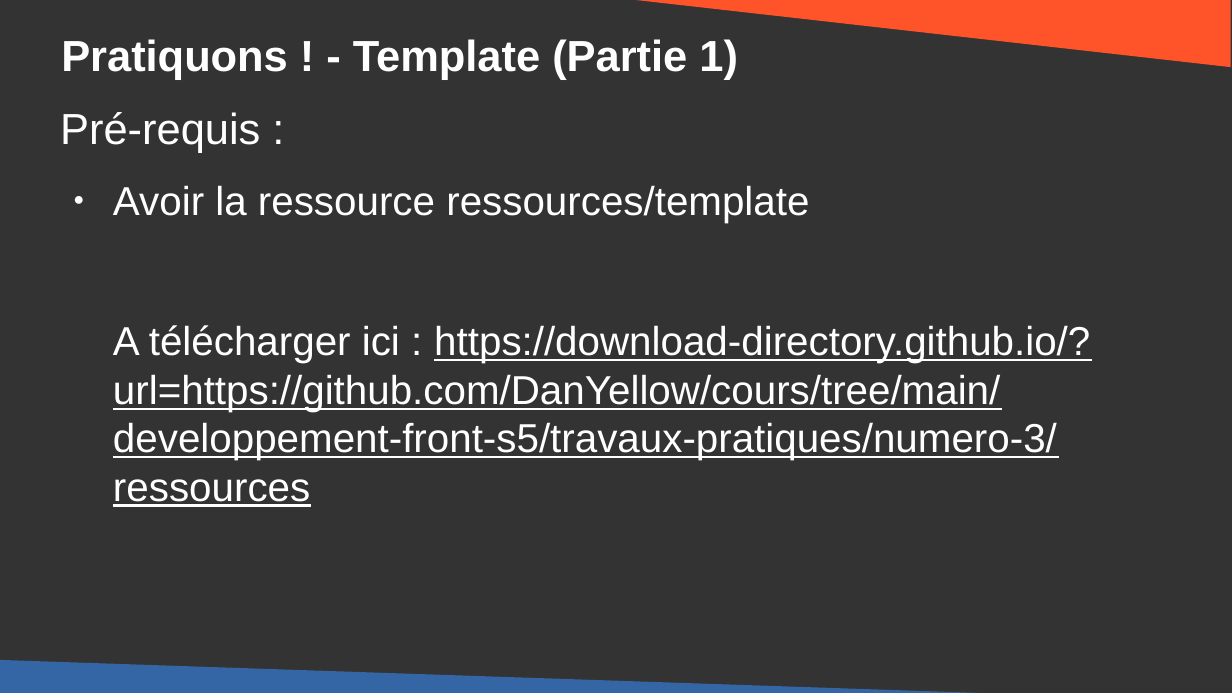
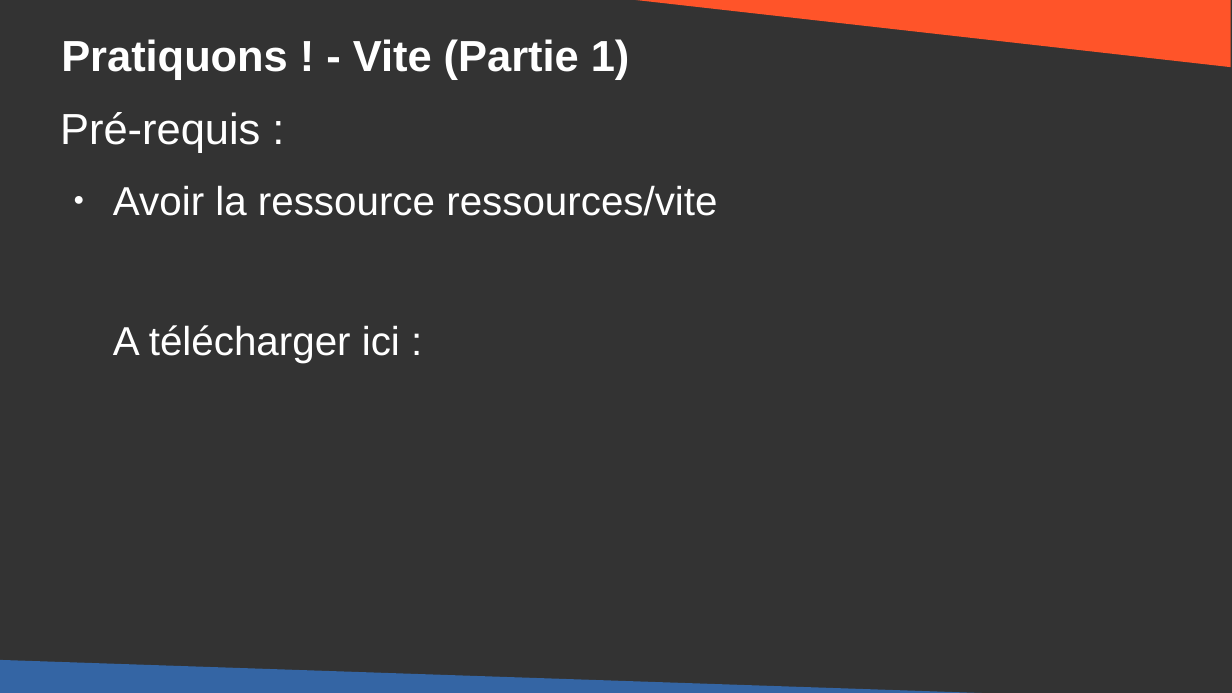
Before and after one commit to DanYellow/cours, a slide deck: slide 14 of developpement-front-s5/travaux-pratiques/numero-4/presentation.odp (slide 11 before the commit). Drawn at 1232x693 pixels with LibreOffice and Linux fonts; fonts in the diff are those of the drawing. Boxes give left, top, right and bottom in pixels: in the first picture for what was removed or moved away, otherwise in the second. Text is boxed around its words. In the diff, an @@ line names an element or a change of style, - is before the commit and + after.

Commit message:
developpement-front-s5 - TP Vite - vip

```diff
--- a/developpement-front-s5/travaux-pratiques/numero-4/presentation.odp
+++ b/developpement-front-s5/travaux-pratiques/numero-4/presentation.odp
@@ title at (61, 39, 630, 80): text changed @@
-Pratiquons ! - Template (Partie 1)
+Pratiquons ! - Vite (Partie 1)
@@ text at (113, 185, 717, 363): text changed @@
-● Avoir la ressource ressources/template
-A télécharger ici : https://download-directory.github.io/?url=https://github.com/DanYellow/cours/tree/main/developpement-front-s5/travaux-pratiques/numero-3/ressources
+● Avoir la ressource ressources/vite
+A télécharger ici :
```
Also in this commit, not shown: 2 other slides changed, 16 slides added, 16 slides removed, 4 other files.
